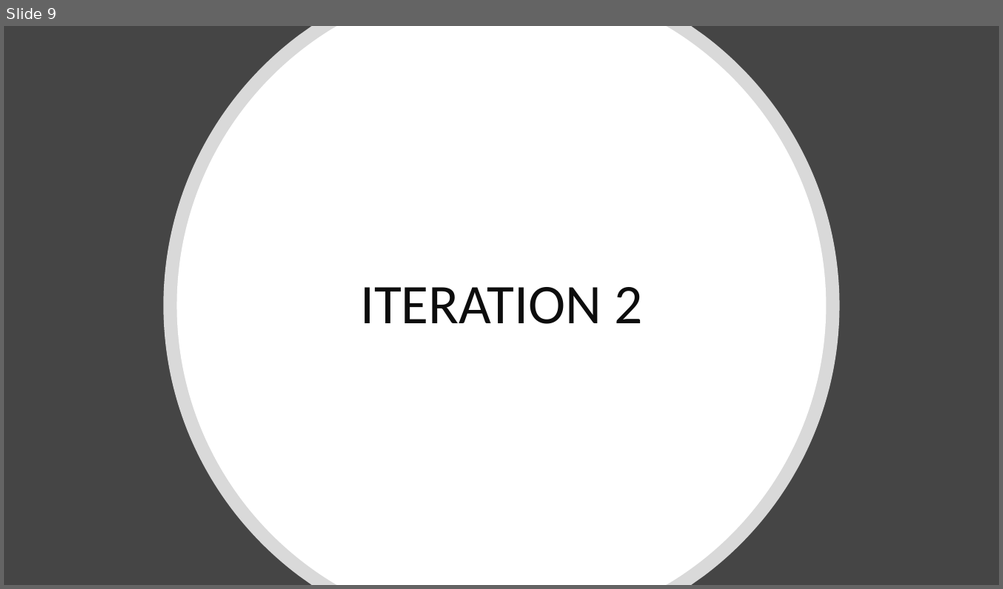
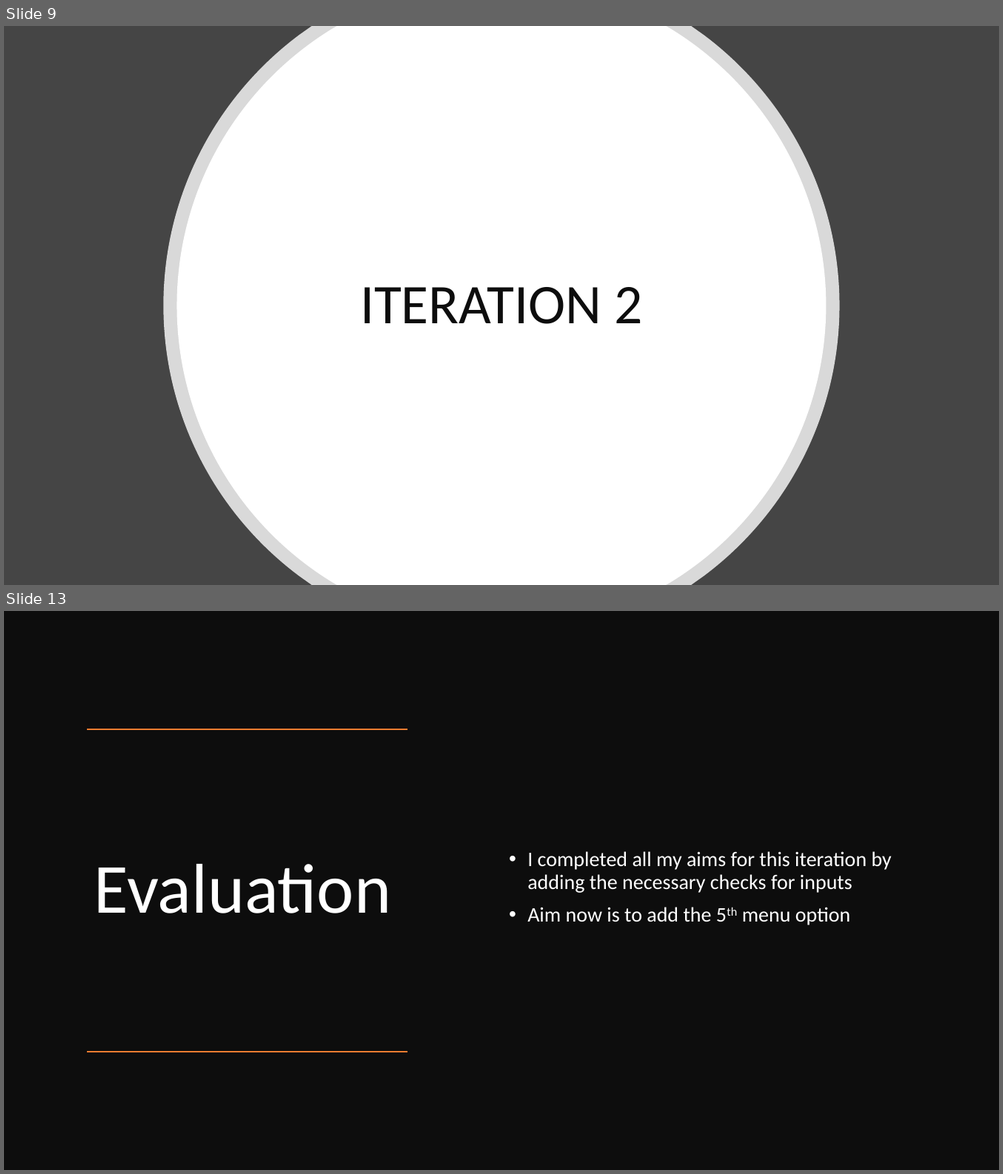
Before and after one commit to Max-Hitchings/Bright-Sparks-School-System, a slide deck: Bright Sparks Documentation.pptx. Shown one above the other, each under a label of ours: slide 9 before the commit, slides 9 and 13 after it; the slides between them are not shown. The pictures are 1003x589 and 1003x1174 pixels, drawn with LibreOffice and Linux fonts; fonts in the diff are those of the drawing. Boxes give left, top, right and bottom in pixels: in the first picture for what was removed or moved away, otherwise in the second. Text is boxed around its words. In the diff, an @@ line names an element or a change of style, - is before the commit and + after.

Commit message:
Finished iteration 2 documentation

```diff
--- a/Bright Sparks Documentation.pptx
+++ b/Bright Sparks Documentation.pptx
@@ slide 13 added at box(4, 611, 999, 1170), background #FFFFFF @@
@@ rectangle added at box(4, 611, 999, 1170), fill #0D0D0D @@
@@ line added from (407, 729) to (87, 729), #ED7D31 1 pt @@
@@ text added at box(527, 851, 891, 925), 20 pt, text #FFFFFF @@
+• I completed all my aims for this iteration by adding the necessary checks for inputs
+• Aim now is to add the 5th menu option
@@ title added at box(94, 864, 391, 914), 68 pt, text #FFFFFF @@
+Evaluation
@@ line added from (407, 1052) to (87, 1052), #ED7D31 1 pt @@
```
Also in this commit, not shown: 1 slide changed, 3 other slides added, 1 slide removed.
